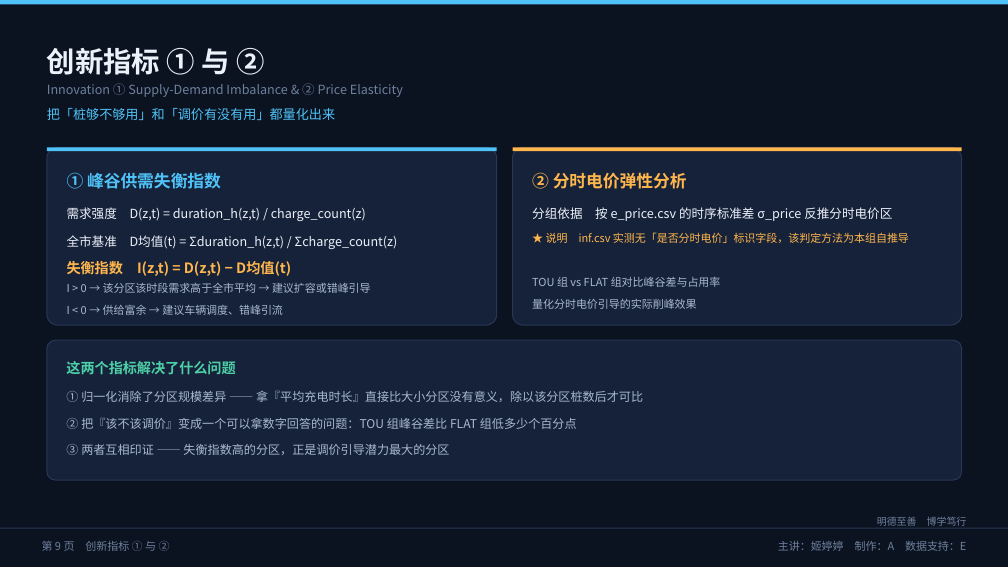
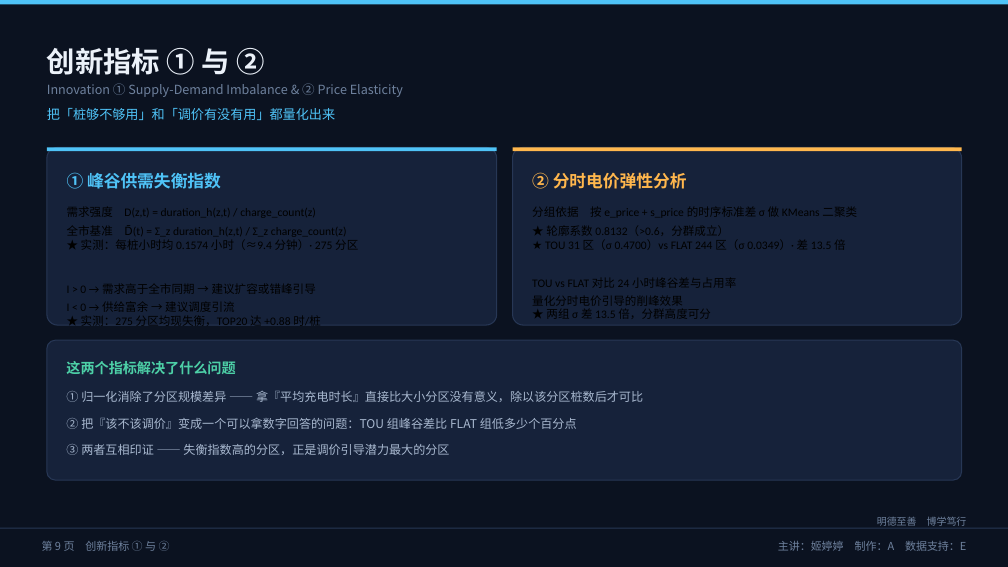
Before and after one commit to pengzhongyan01/urbanev-charge-analysis, a slide deck: slide 9 of docs/ppt/第02组_城市充电桩数据分析系统_答辩PPT.pptx. Drawn at 1008x567 pixels with LibreOffice and Linux fonts; fonts in the diff are those of the drawing. Boxes give left, top, right and bottom in pixels: in the first picture for what was removed or moved away, otherwise in the second. Text is boxed around its words. In the diff, an @@ line names an element or a change of style, - is before the commit and + after.

Commit message:
[A] 图表/大屏/PPT贴图/Word报告全套产出
图表（16 张，全部由真实 ADS 数据生成，≥2200px）
- 10 张核心图表（7 种图形类型）：深圳275分区空间分布(散点+行政区轮廓)
  / 分区平均占用率TOP20(条形) / 24小时供需曲线(折线) / 供需失衡TOP20(柱状·按分区去重)
  / TOU与FLAT占用率对比(双折线) / 电价弹性散点 / 需求预测曲线 / 预测误差分布(直方)
  / 布点建议分布(环形) / 数据质量实测(堆叠柱)
- 4 张看板大屏 3200×1800：首页大屏 / 分区地图 / 供需失衡 / 布点建议
- 3 张结构图：系统E-R图 / Flume 12通道拓扑图 / 接口调用关系与缓存分层图
- 1 张用例图：3 类角色 + 14 个用例

PPT（15 页）
- 第5/8/11/12 页贴入真实图（占位框 + 说明文字一并清除）
- 第7/9/10 页填入 8 处实测数字（轮廓系数0.8132、TOU 31/FLAT 244、
  MAPE 20.720%、0.1574 小时/桩、+0.88 时/桩、167 分区建议）

Word 报告（5 份，每人一份）
- scripts/md_to_docx.py：Markdown → Word COM 转换，自动目录域(TOC)、
  宋体小四/黑体三号四号/1.5 倍行距/2 字符首行缩进/页眉页脚页码域
- 每份 180 页 / 51,494 字 / 252 KB

提交包重新组装：171 文件 / 20MB / 8 项验收全绿

踩过的坑
- pandas 3.0：mean(skipna) 返回 Series → 改 np.nanmean；MultiIndex 取列 → xs(level=)
- merge 键类型不一致 → 笛卡尔积 3.2 亿行 OOM → 改在矩阵上 argpartition 取 TOP-N
- Word COM：wdStyleHeading1=-2 故 Heading N=-1-N（原写 -2+N 算成 Normal）
- 命令行传中文参数乱码 → 临时文件用 ASCII 名
- 底图只有 9 个行政区 != 275 分区 → 改行政区轮廓 + 分区散点（依 A 岗《底图使用指引》）
- inf.csv 有 1 个分区经纬度为 (0,0) → 过滤并在图上注明剔除数

```diff
--- a/docs/ppt/第02组_城市充电桩数据分析系统_答辩PPT.pptx
+++ b/docs/ppt/第02组_城市充电桩数据分析系统_答辩PPT.pptx
@@ text removed at <box>67,207,398,276</box> @@
-需求强度 D(z,t) = duration_h(z,t) / charge_count(z)
-全市基准 D均值(t) = Σduration_h(z,t) / Σcharge_count(z)
-失衡指数 I(z,t) = D(z,t) − D均值(t)
@@ text removed at <box>532,207,909,243</box> @@
-分组依据 按 e_price.csv 的时序标准差 σ_price 反推分时电价区
-★ 说明 inf.csv 实测无「是否分时电价」标识字段，该判定方法为本组自推导
@@ text removed at <box>532,277,721,309</box> @@
-TOU 组 vs FLAT 组对比峰谷差与占用率
-量化分时电价引导的实际削峰效果
@@ text at <box>81,316,321,325</box>: text changed; size 10.5 to 11 pt; font Noto Sans CJK SC to Calibri; text colour #A8B8CF to #000000 @@
-I > 0 → 该分区该时段需求高于全市平均 → 建议扩容或错峰引导
-I < 0 → 供给富余 → 建议车辆调度、错峰引流
+I > 0 → 需求高于全市同期 → 建议扩容或错峰引导
+I < 0 → 供给富余 → 建议调度引流
+★ 实测：275 分区均现失衡，TOP20 达 +0.88 时/桩
```
Also in this commit, not shown: 6 other slides changed, 47 other files.
